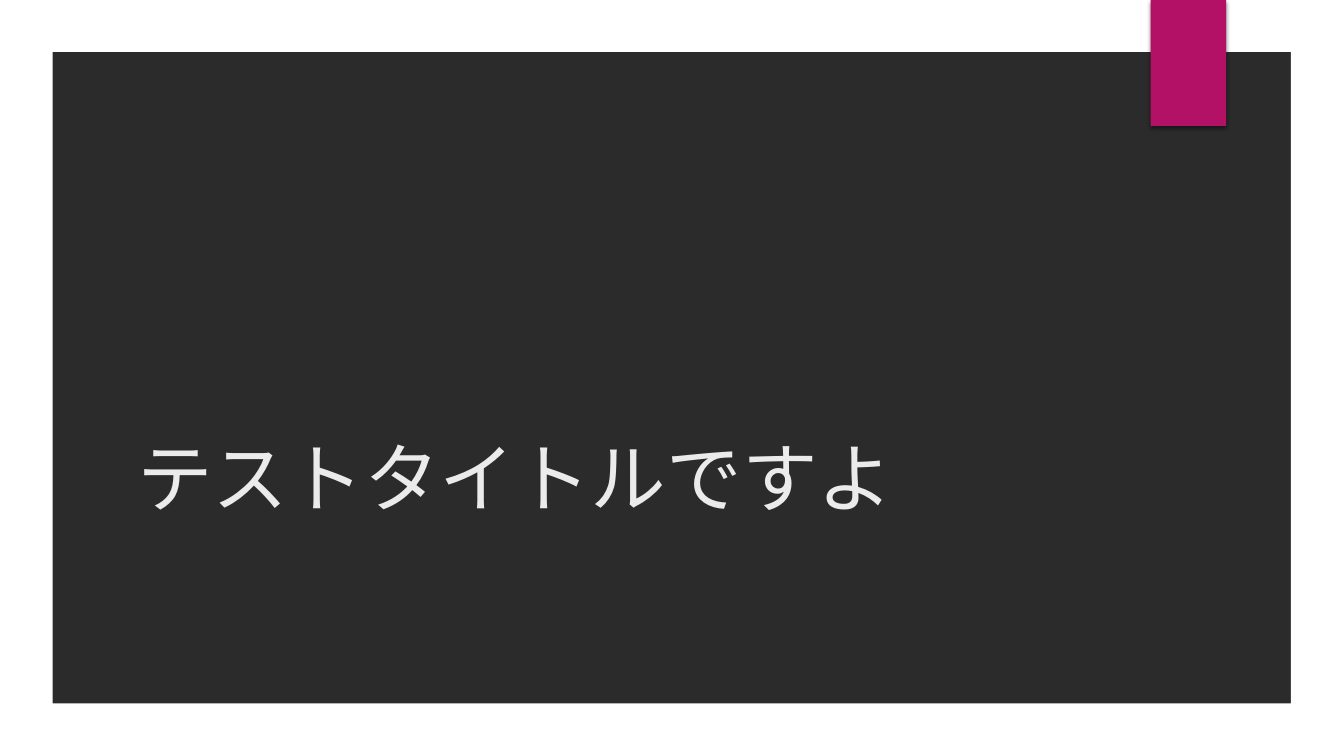
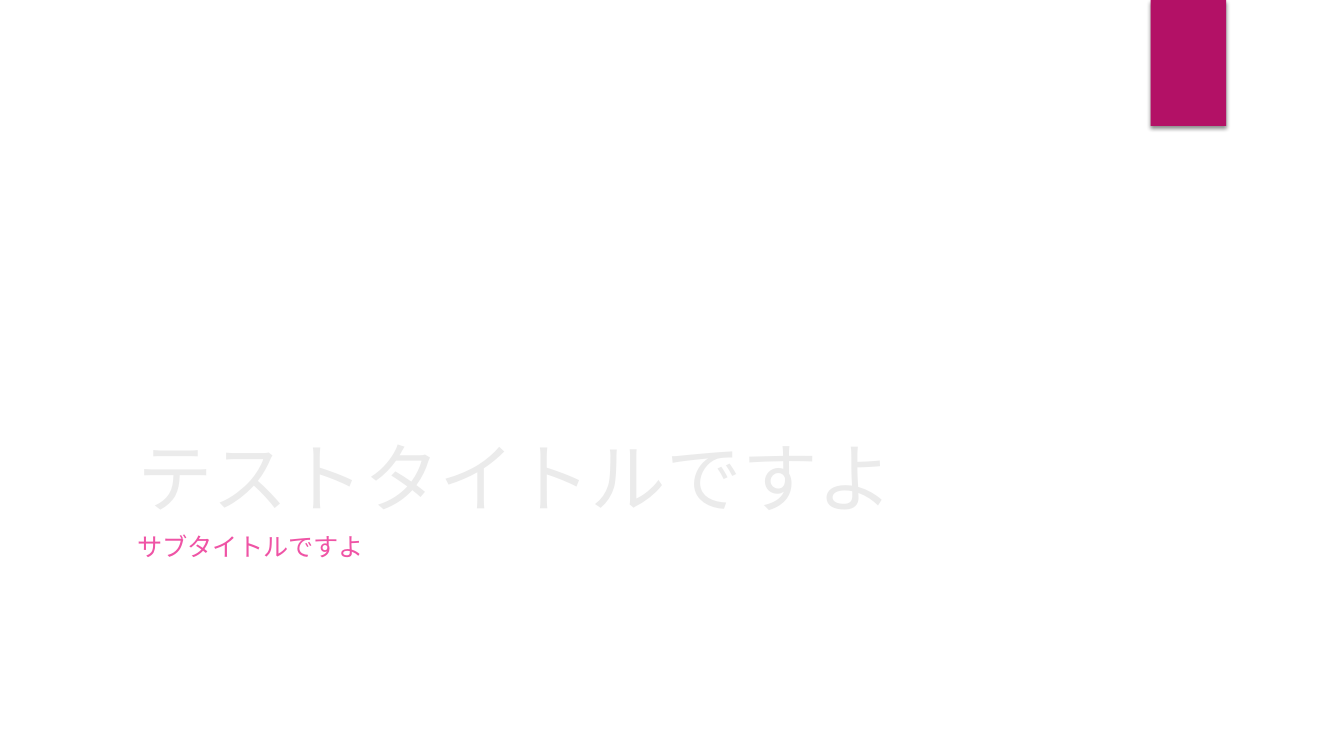
Before and after one commit to AYAHIMEJP/test, a slide deck: slide 1 of test.pptx. Drawn at 1344x756 pixels with LibreOffice and Linux fonts; fonts in the diff are those of the drawing; background and template pictures are left out; a plain dark background stands for a picture behind light text. Boxes give left, top, right and bottom in pixels: in the first picture for what was removed or moved away, otherwise in the second. Text is boxed around its words. In the diff, an @@ line names an element or a change of style, - is before the commit and + after.

```diff
--- a/test.pptx
+++ b/test.pptx
@@ freeform shape removed at (x1=0, y1=0, x2=1344, y2=756) @@
@@ subtitle added at (x1=137, y1=534, x2=364, y2=557), 18 pt, text #EF53A5 @@
+サブタイトルですよ
```
Also in this commit, not shown: 2 other files.
